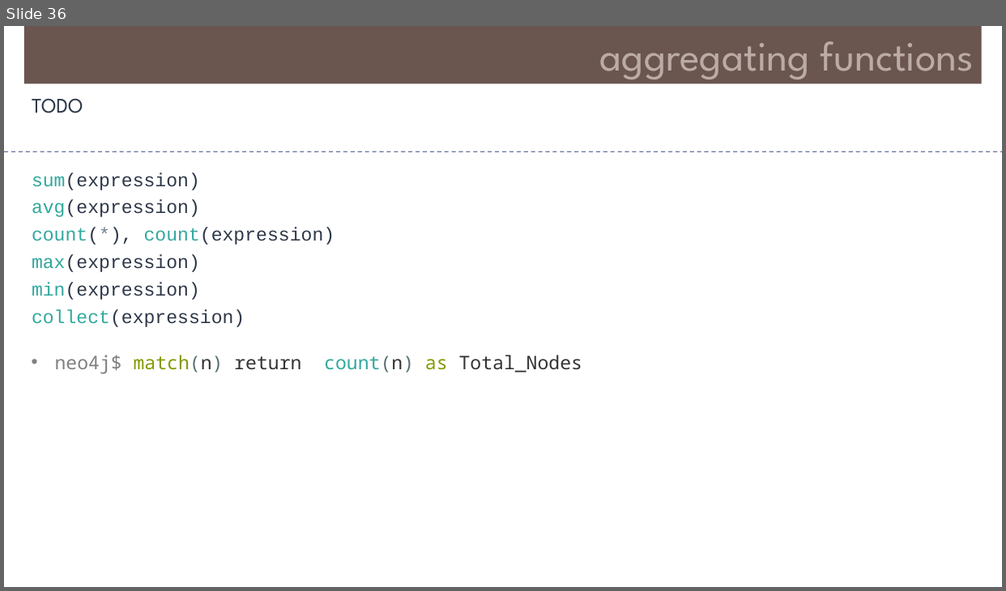
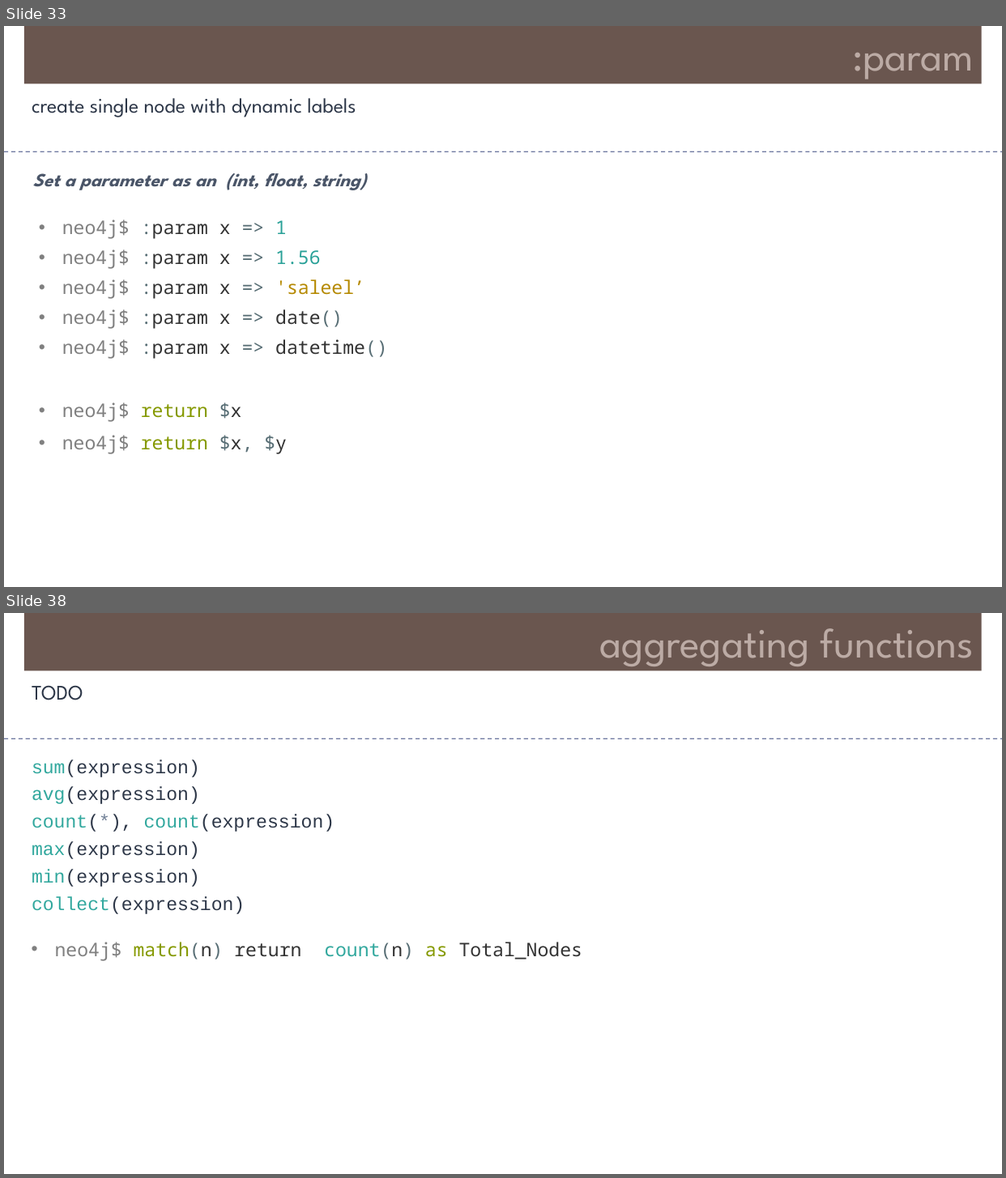
Before and after one commit to Saleel-Bagde/PPT-s, a slide deck: Neo4j.pptx. Shown one above the other, each under a label of ours: slide 36 before the commit, slides 33 and 38 after it; the slides between them are not shown. The pictures are 1006x591 and 1006x1178 pixels, drawn with LibreOffice and Linux fonts; fonts in the diff are those of the drawing. Boxes give left, top, right and bottom in pixels: in the first picture for what was removed or moved away, otherwise in the second. Text is boxed around its words. In the diff, an @@ line names an element or a change of style, - is before the commit and + after.

```diff
--- a/Neo4j.pptx
+++ b/Neo4j.pptx
@@ slide 33 added at [4, 26, 1002, 587], background #FFFFFF @@
@@ rectangle added at [24, 26, 982, 84], fill #6A5650, 40 pt, text #BCABA5 @@
+:param
@@ text added at [32, 98, 356, 118], 20 pt, text #2D3748 @@
+create single node with dynamic labels
@@ line added from (4, 152) to (1002, 152), #6E78A0 0.99 pt dashed @@
@@ text added at [33, 173, 366, 190], 18 pt, text #4A5568, bold, italic @@
+Set a parameter as an (int, float, string)
@@ text added at [62, 220, 388, 359], 18 pt, text #333333 @@
+• neo4j$ :param x => 1
+• neo4j$ :param x => 1.56
+• neo4j$ :param x => 'saleel’
+• neo4j$ :param x => date()
+• neo4j$ :param x => datetime()
@@ text added at [62, 403, 287, 454], 18 pt, text #808080 @@
+• neo4j$ return $x
+• neo4j$ return $x, $y
@@ what was slide 36 is now slide 38 @@
```
Also in this commit, not shown: 4 slides changed, 1 other slide added.
